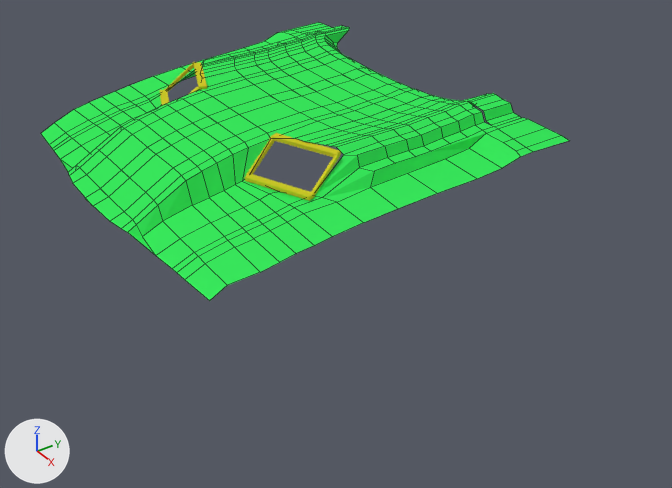
One commit to the Blender file Models/Vehicles/Land/Challenger70/challenger1970B.blend: the scene before it, then after it.
Camera for both pictures: a 50 mm lens placed at (11.04, -8.24, 6.75), pointed at (0.7, -1.07, -0.92). The lights are fixed; the arrows at lower left show +X, +Y and +Z. Mesh edges are drawn as thin lines on the coarser meshes.

Objects in the first picture: 'Hood', 'LScoopHood'.
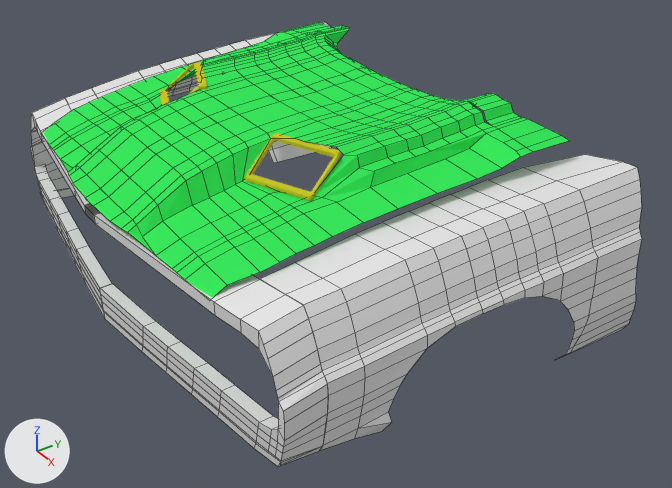
The change in detail:
Mesh me_plane is new.
It has 296 vertices, 222 faces and spans x -1.1..26.6, y -1.1..21.7, z -2.5..0.4.
Object 'Body' (ob_body) is new; it shows me_plane.
Its location is (0.0, -4.38, 0.53).
Its scale is (0.164, 0.297, 1.0).
It gains a MIRROR modifier named 'Mirror'.
Modifier setting: use_mirror_merge = False.

Pixel boxes (x1, y1, x2, y2) of what changed, in the pictures (672 x 488 px):
'Body', added: after (30, 22, 642, 466)
